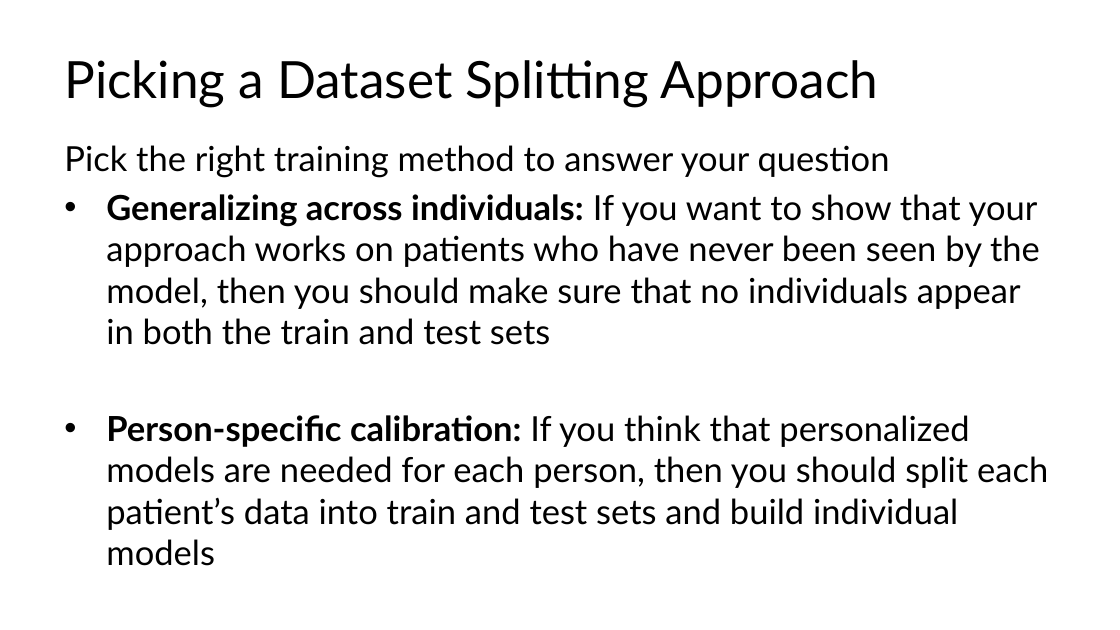
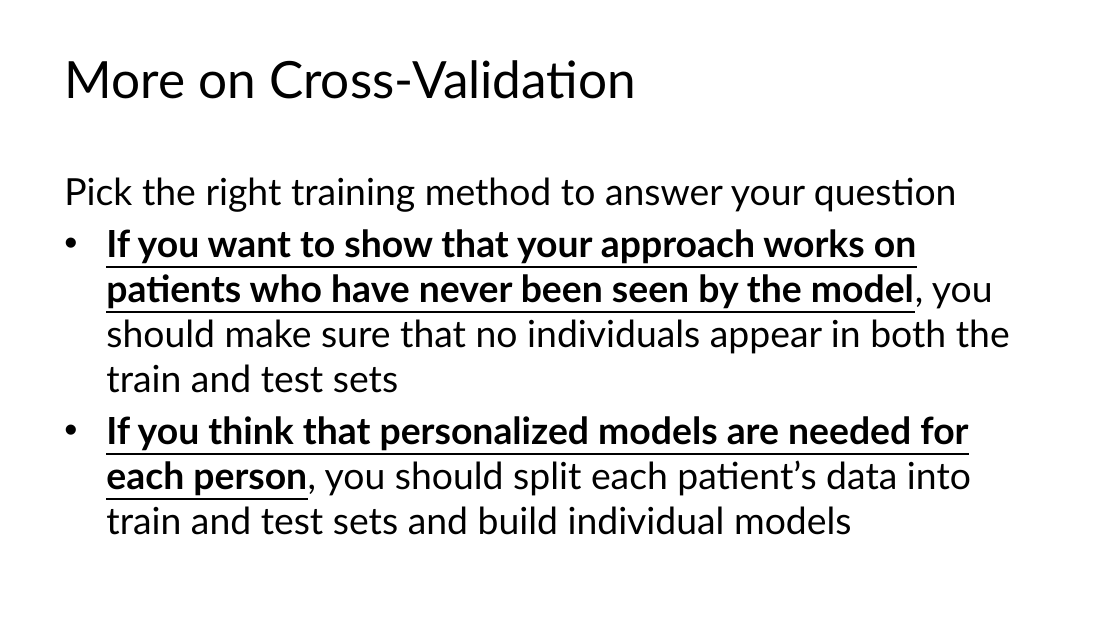
Before and after one commit to C4M-UofT/C4M-UofT.github.io, a slide deck: slide 23 of lectures/module3/3-1_ml_workflow/MachineLearning_tutorial.pptx (slide 19 before the commit). Drawn at 1120x630 pixels with LibreOffice and Linux fonts; fonts in the diff are those of the drawing. Boxes give left, top, right and bottom in pixels: in the first picture for what was removed or moved away, otherwise in the second. Text is boxed around its words. In the diff, an @@ line names an element or a change of style, - is before the commit and + after.

```diff
--- a/lectures/module3/3-1_ml_workflow/MachineLearning_tutorial.pptx
+++ b/lectures/module3/3-1_ml_workflow/MachineLearning_tutorial.pptx
@@ title at (64, 60, 636, 99): text changed @@
-Picking a Dataset Splitting Approach
+More on Cross-Validation
@@ text at (64, 177, 957, 212): size 29.6 to 32 pt in "Pick the right training method to answer ..." @@
@@ text at (106, 229, 1010, 535): text changed; size 29.6 to 32 pt @@
-• Generalizing across individuals: If you want to show that your approach works on patients who have never been seen by the model, then you should make sure that no individuals appear in both the train and test sets
-• Person-specific calibration: If you think that personalized models are needed for each person, then you should split each patient’s data into train and test sets and build individual models
+• If you want to show that your approach works on patients who have never been seen by the model, you should make sure that no individuals appear in both the train and test sets
+• If you think that personalized models are needed for each person, you should split each patient’s data into train and test sets and build individual models
```
Also in this commit, not shown: 26 other slides changed, 6 slides added, 1 other file.
